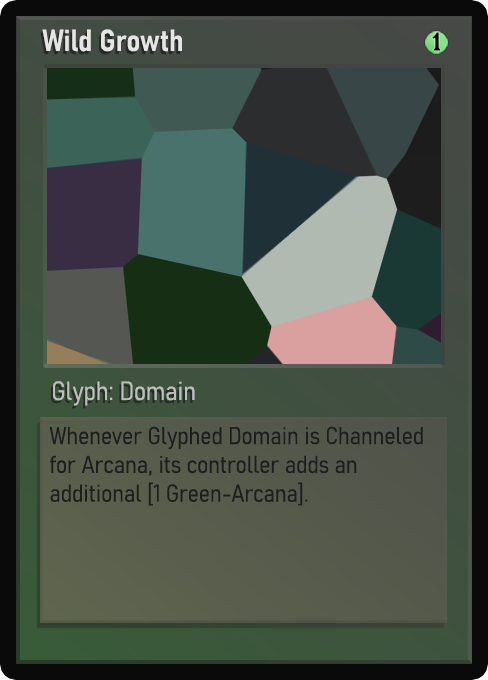
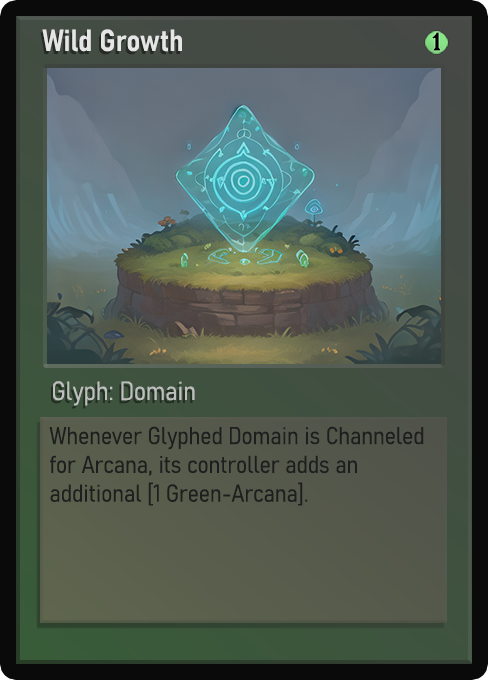
Comparing the layer stacks of the two 488 × 680 images. Changes:
painted on "Name" over [79, 31, 163, 52]
painted on "Class" over [53, 382, 188, 406]
painted on "Desc_norm" over [56, 426, 424, 502]
painted on "Artwork" over [47, 68, 441, 364]
